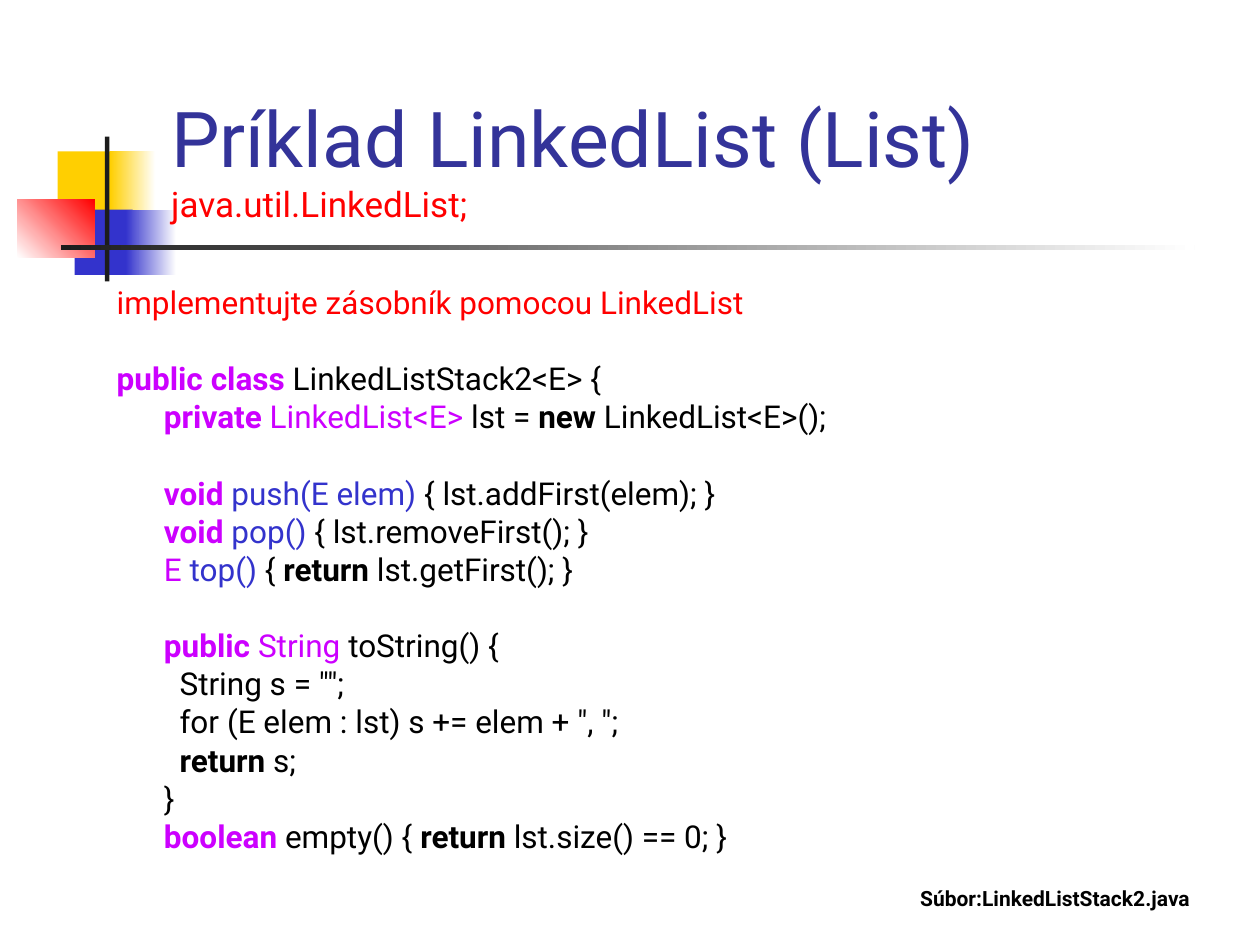
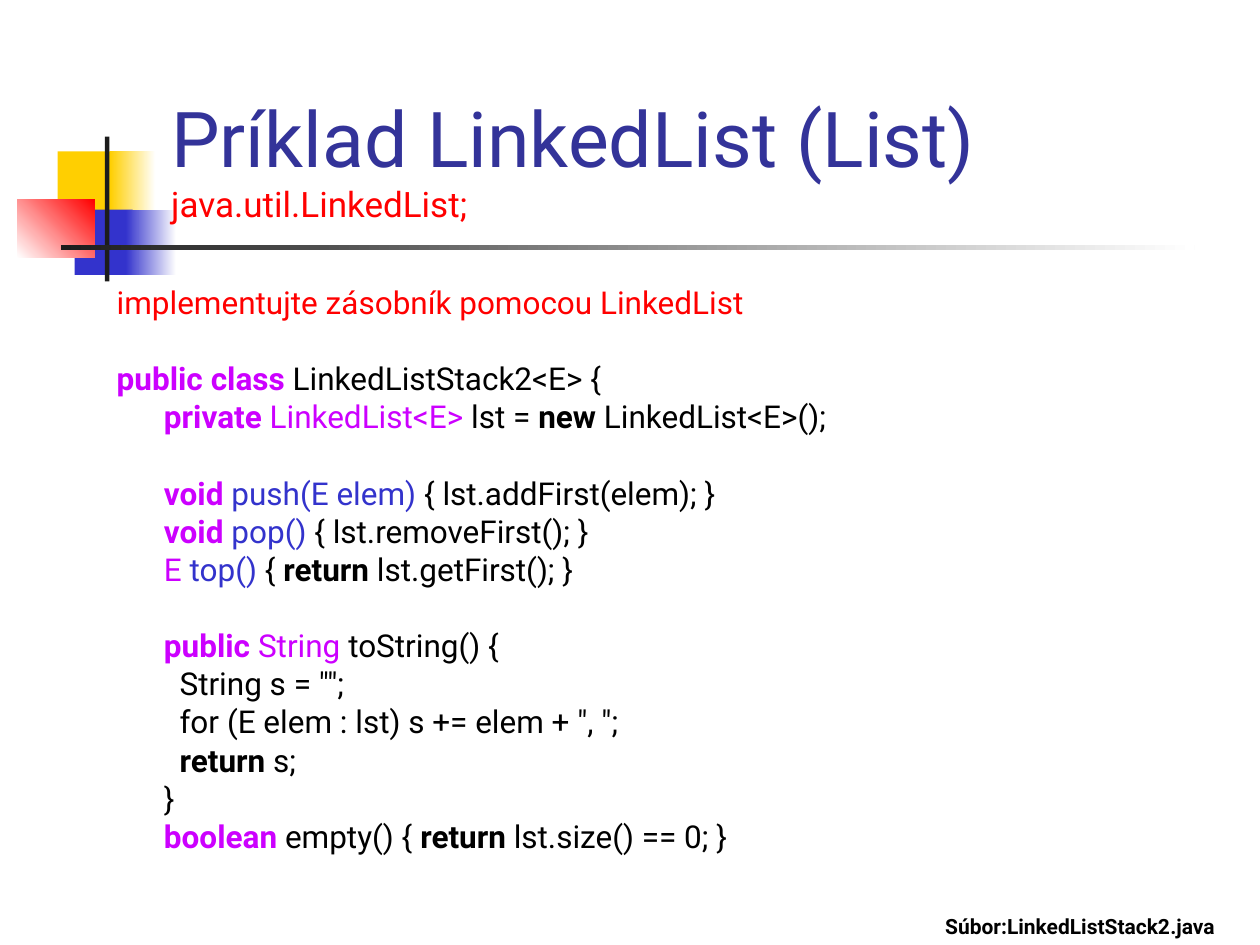
Before and after one commit to Programovanie4/Prednasky, a slide deck: slide 17 of 06/06_java.ppt. Drawn at 1260x945 pixels with LibreOffice and Linux fonts; fonts in the diff are those of the drawing. Boxes give left, top, right and bottom in pixels: in the first picture for what was removed or moved away, otherwise in the second. Text is boxed around its words. In the diff, an @@ line names an element or a change of style, - is before the commit and + after.

```diff
--- a/06/06_java.ppt
+++ b/06/06_java.ppt
@@ text "Súbor:LinkedListStack2.java": place and size @@
-text "Súbor:LinkedListStack2.java" at <box>920,890,1190,911</box>
+text "Súbor:LinkedListStack2.java" at <box>945,918,1215,939</box>
```
Also in this commit, not shown: 10 other slides changed, 3 other files.
